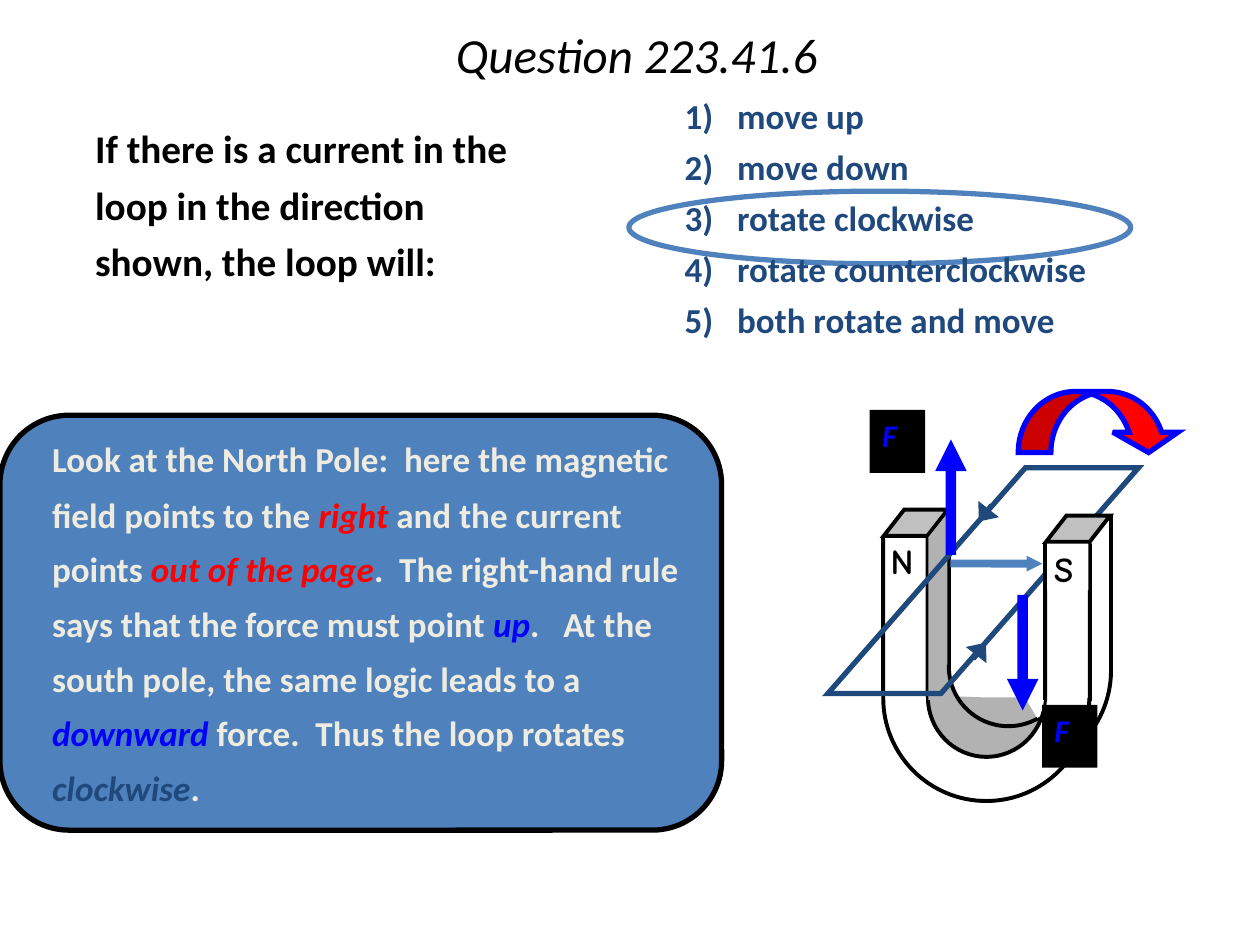
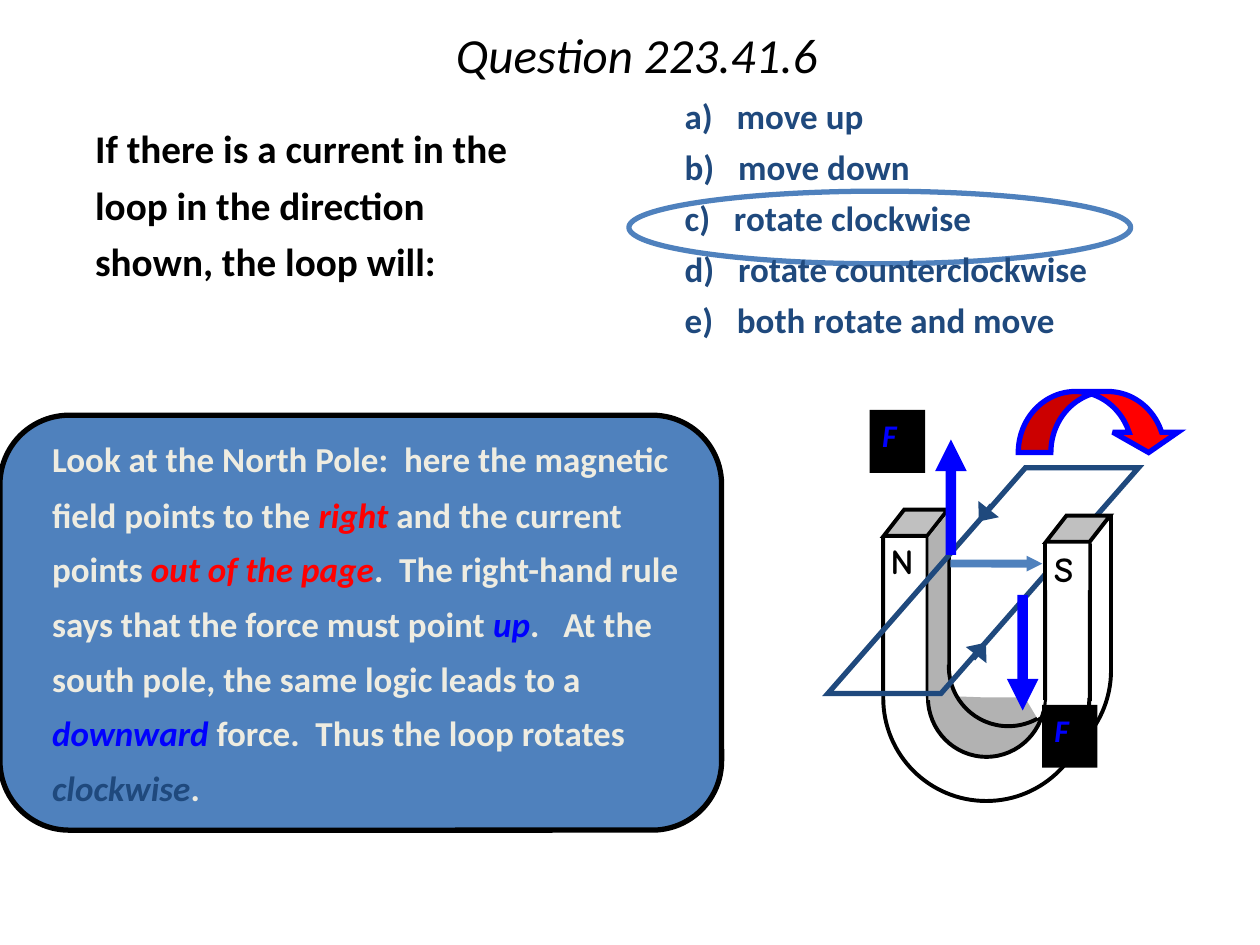
Before and after one commit to rtlines/PH223-Engineering-Physics, a slide deck: slide 18 of Slides/PH223_Lecture_22.pptx. Drawn at 1260x945 pixels with LibreOffice and Linux fonts; fonts in the diff are those of the drawing. Boxes give left, top, right and bottom in pixels: in the first picture for what was removed or moved away, otherwise in the second. Text is boxed around its words. In the diff, an @@ line names an element or a change of style, - is before the commit and + after.

```diff
--- a/Slides/PH223_Lecture_22.pptx
+++ b/Slides/PH223_Lecture_22.pptx
@@ text at <box>685,103,1087,338</box>: text changed @@
-1) move up
-2) move down
-3) rotate clockwise
-4) rotate counterclockwise
-5) both rotate and move
+a) move up
+b) move down
+c) rotate clockwise
+d) rotate counterclockwise
+e) both rotate and move
```
Also in this commit, not shown: 17 other slides changed, 16 other files.
